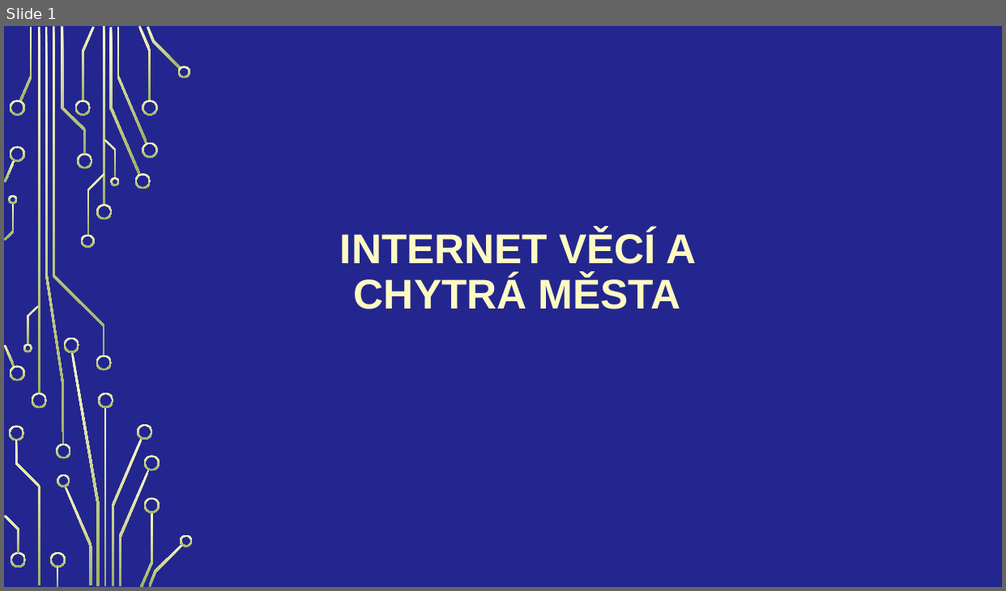
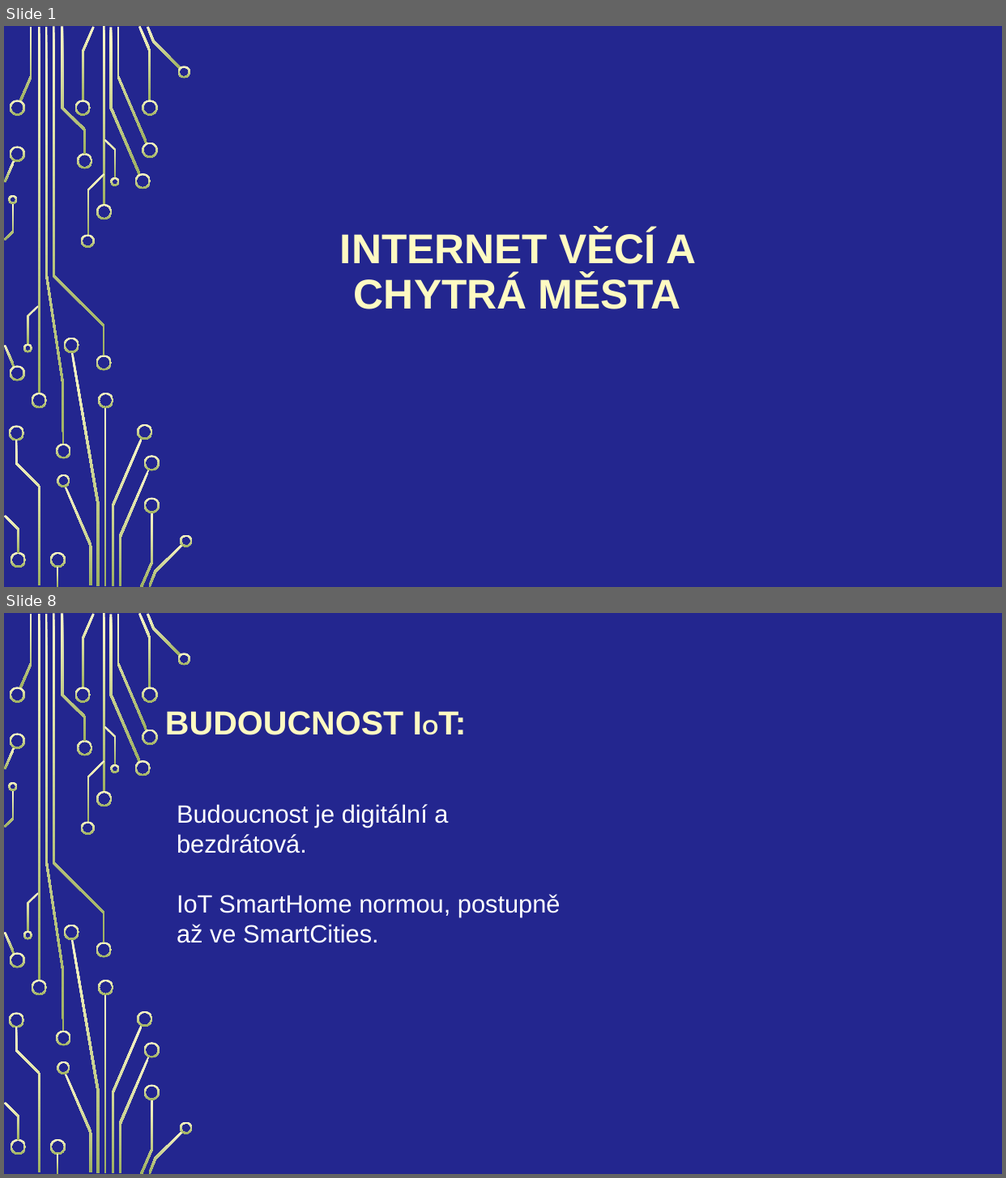
Before and after one commit to Vojta2809/Internet-v-c-a-chytr-m-sta, a slide deck: langsadl.pptx. Shown one above the other, each under a label of ours: slide 1 before the commit, slides 1 and 8 after it; the slides between them are not shown. The pictures are 1006x591 and 1006x1178 pixels, drawn with LibreOffice and Linux fonts; fonts in the diff are those of the drawing; background and template pictures are left out. Boxes give left, top, right and bottom in pixels: in the first picture for what was removed or moved away, otherwise in the second. Text is boxed around its words. In the diff, an @@ line names an element or a change of style, - is before the commit and + after.

```diff
--- a/langsadl.pptx
+++ b/langsadl.pptx
@@ slide 8 added at bbox=[4, 613, 1002, 1174], background picture (left out); not listed: 54 template elements that a slide beside it also shows @@
@@ title added at bbox=[165, 711, 403, 735], 32 pt, text #FEFAC2, bold @@
+BUDOUCNOST IOT:
@@ text added at bbox=[177, 804, 560, 943], 24 pt, text #FFFFFF @@
+Budoucnost je digitální a bezdrátová.
+IoT SmartHome normou, postupně až ve SmartCities.
```
Also in this commit, not shown: 1 slide changed, 4 other slides added, 5 slides removed.
